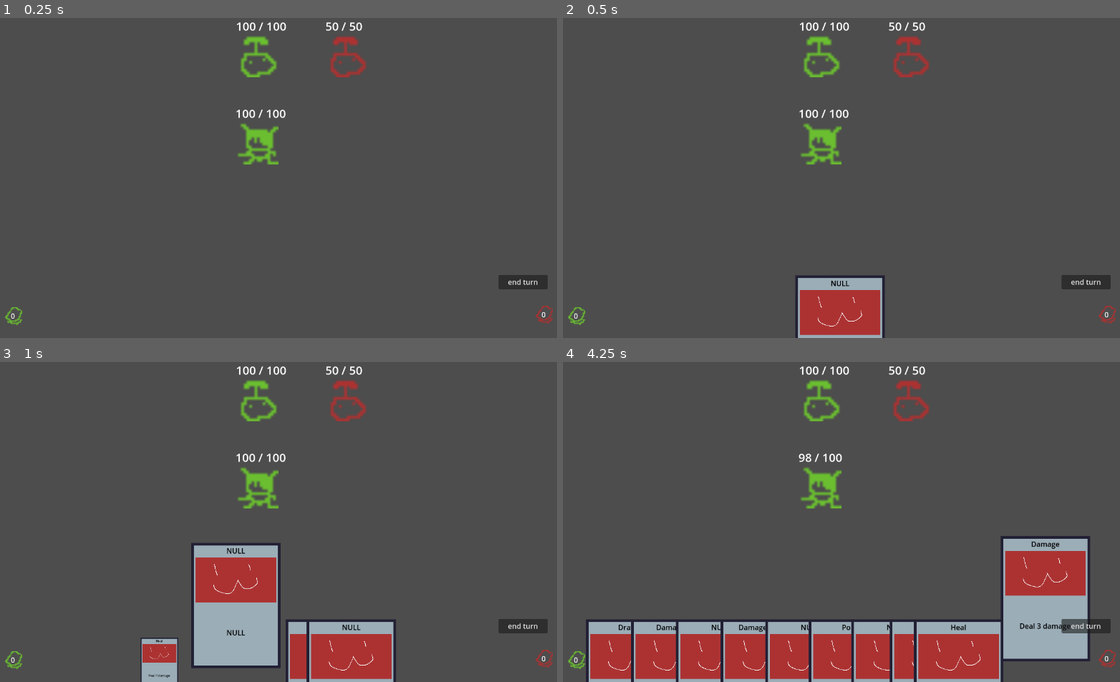
Above: before the commit, frames 1-4 (two rows, left to right).
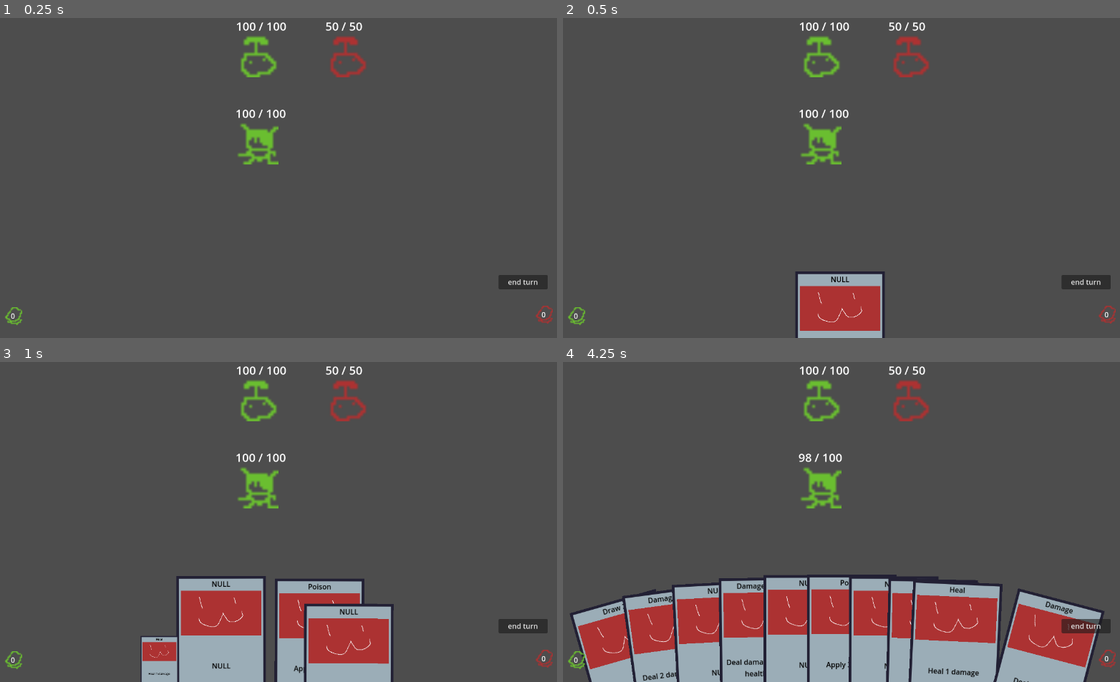
Above: after the commit, the same moments.

Repository: Saplings-Projects/1M_sub
Game: Godot game, scene res://#Scenes/TestingScene.tscn
The game is run twice, just before and just after one commit, with the same random seed, the same clock (stepped at 60 frames per second) and the same inputs.
Inputs (mouse positions are in pixels of both pictures, inside the frame that each line leads up to; where the layout moved, square brackets give the same spot in the first picture):
- Up to frame 1 (0.25 s): no input
- Up to frame 2 (0.5 s): no input
- Up to frame 3 (1 s): click (278, 678) [278, 681] at 0.5 s
- Up to frame 4 (4.25 s): click "end turn" at 1.25 s; click "0" at 2 s; click "0" at 2.75 s; click (1008, 678) at 3.52 s

Frame 1 is identical in both runs. In frame 2, 0.8% of the frame differs, in the area x 41-58%, y 79-100%; in frame 3, 11%; in frame 4, 28%, in the area x 1-98%, y 54-100%.

Commit message:
Add y-offset and rotation curve to cards in hand

Diff:
--- a/#Scenes/TestingScene.tscn
+++ b/#Scenes/TestingScene.tscn
@@ -105,6 +105,7 @@
 min_card_separation = 90.0
 max_card_separation = 120.0
 hover_offset_max = 100.0
+max_rotation = 40.0
 draw_pile_ui = NodePath("../DrawPile")
 discard_pile_ui = NodePath("../DiscardPile")
 
--- a/Cards/CardContainer.gd
+++ b/Cards/CardContainer.gd
@@ -24,6 +24,9 @@
 @export var max_card_separation: float = 100
 # Amount that other cards will scoot out of the way when you hover a card
 @export var hover_offset_max: float = 50.0
+@export var max_rotation: float = 30
+# Max amount of visual offset for cards. Increasing this will make cards more "curved"
+@export var max_hand_offset_y: float = 100
 @export var draw_pile_ui: DrawPileUISetter = null
 @export var discard_pile_ui: DiscardPileUISetter = null
 
@@ -304,6 +307,7 @@
 		var move_state: Enums.CardMovementState = movement_component.current_move_state
 
 		var card_x: float = per_card_width * card_index
+		var card_y: float = 0.0
 
 		# center cards
 		card_x -= half_hand_width
@@ -321,4 +325,28 @@
 				else:
 					card_x += scaled_hover_offset
 
-		movement_component.state_properties.desired_position.x = card_x
+		# scale card's x value to a range of [-1, 1] from range of [0, viewport width]
+		var viewport_width: float = get_viewport_rect().size.x
+		var card_index_scaled: float = Helpers.convert_from_range(card.global_position.x, 0.0, viewport_width, -1.0, 1.0)
+
+		# curve the cards in hand by finding the y value on a parabola
+		# y = ax^2 - a where a = max offset and x = card_index scaled to a range of -1 to 1
+		card_y = (pow(card_index_scaled, 2.0) * max_hand_offset_y) - max_hand_offset_y
+
+		# rotate cards on a cubic curve
+		# y = ax^3 where a = max_rotation and x = value between [-1, 1]
+		var rotation_amount: float = pow(card_index_scaled, 3) * max_rotation
+
+		match movement_component.current_move_state:
+			Enums.CardMovementState.NONE:
+				movement_component.state_properties.desired_position.x = card_x
+				movement_component.state_properties.desired_position.y = card_y
+				movement_component.state_properties.desired_rotation = rotation_amount
+			Enums.CardMovementState.MOVING_TO_HAND:
+				movement_component.state_properties.desired_position.x = card_x
+				movement_component.state_properties.desired_position.y = card_y
+				movement_component.state_properties.desired_rotation = rotation_amount
+			Enums.CardMovementState.IN_HAND:
+				movement_component.state_properties.desired_position.x = card_x
+				movement_component.state_properties.desired_position.y = card_y
+				movement_component.state_properties.desired_rotation = rotation_amount
--- a/Cards/Movement State/MoveState_InHand.gd
+++ b/Cards/Movement State/MoveState_InHand.gd
@@ -2,6 +2,10 @@
 class_name MoveState_InHand
 
 
+@export var lerp_speed: float = 10.0
+
+
 # @Override
 func on_state_process(delta: float) -> void:
-	_state.card.position = _state.card.position.lerp(_state.desired_position, delta * 4.0)
+	_state.card.position = _state.card.position.lerp(_state.desired_position, delta * lerp_speed)
+	_state.card.rotation_degrees = lerpf(_state.card.rotation_degrees, _state.desired_rotation, delta * lerp_speed)
--- a/Helpers/StaticHelpers.gd
+++ b/Helpers/StaticHelpers.gd
@@ -19,3 +19,16 @@
 
 static func get_random_array_index(array: Array[Variant]) -> int:
 	return randi_range(0, array.size() - 1)
+
+
+static func convert_from_range(value: float, from_min: float, from_max: float, to_min: float, to_max: float) -> float:
+	var from_range: float = from_max - from_min
+	var to_value: float = 0.0
+
+	if from_range == 0.0:
+		return to_min
+	else:
+		var to_range: float = to_max - to_min
+		to_value = (((value - from_min) * to_range) / from_range) + to_min
+
+	return to_value
